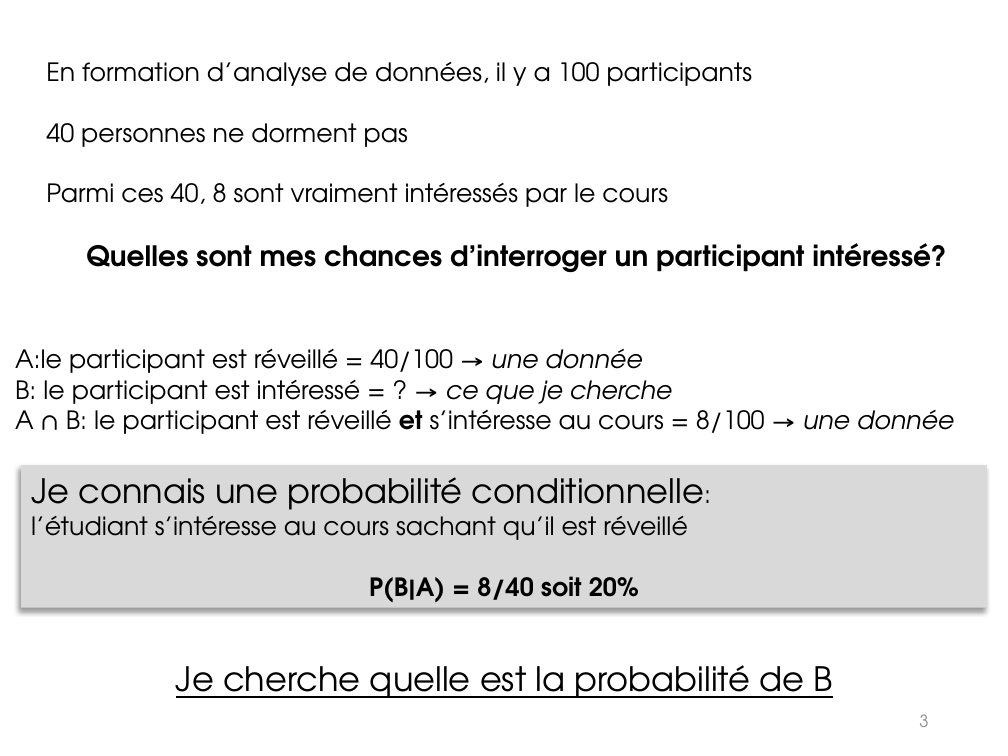
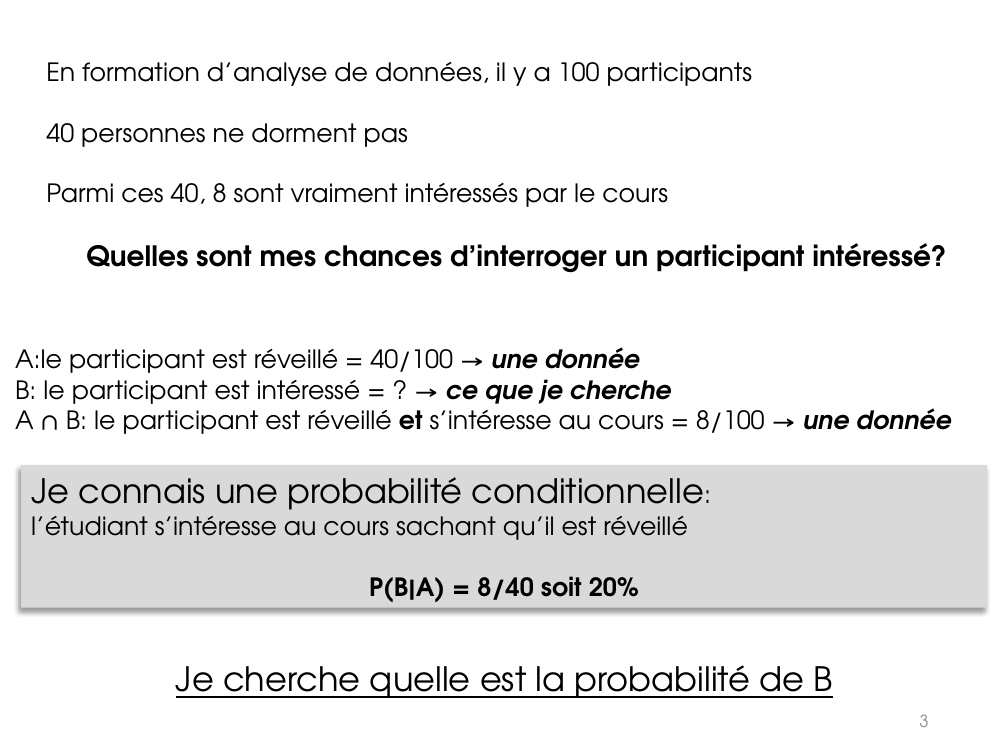
Before and after one commit to jybarnagaud/ephe-certificat-stat-3, a slide deck: slide 3 of 2_mardi/EPHE certificat analyse de données avancé bayésien.pptx. Drawn at 1008x756 pixels with LibreOffice and Linux fonts; fonts in the diff are those of the drawing. Boxes give left, top, right and bottom in pixels: in the first picture for what was removed or moved away, otherwise in the second. Text is boxed around its words. In the diff, an @@ line names an element or a change of style, - is before the commit and + after.

```diff
--- a/2_mardi/EPHE certificat analyse de données avancé bayésien.pptx
+++ b/2_mardi/EPHE certificat analyse de données avancé bayésien.pptx
@@ text "A:le participant est réveillé = ..." at (15, 347, 951, 434): bold on in "une donnée", "ce que je cherche", "une donnée" @@
```
Also in this commit, not shown: 1 other slide changed, 1 other file.
